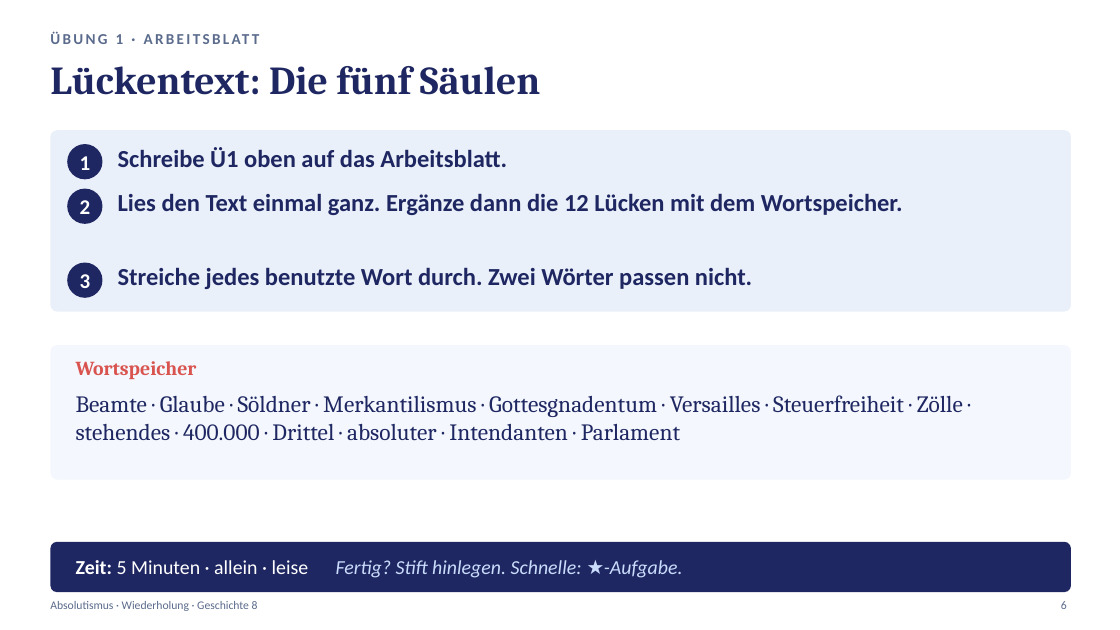
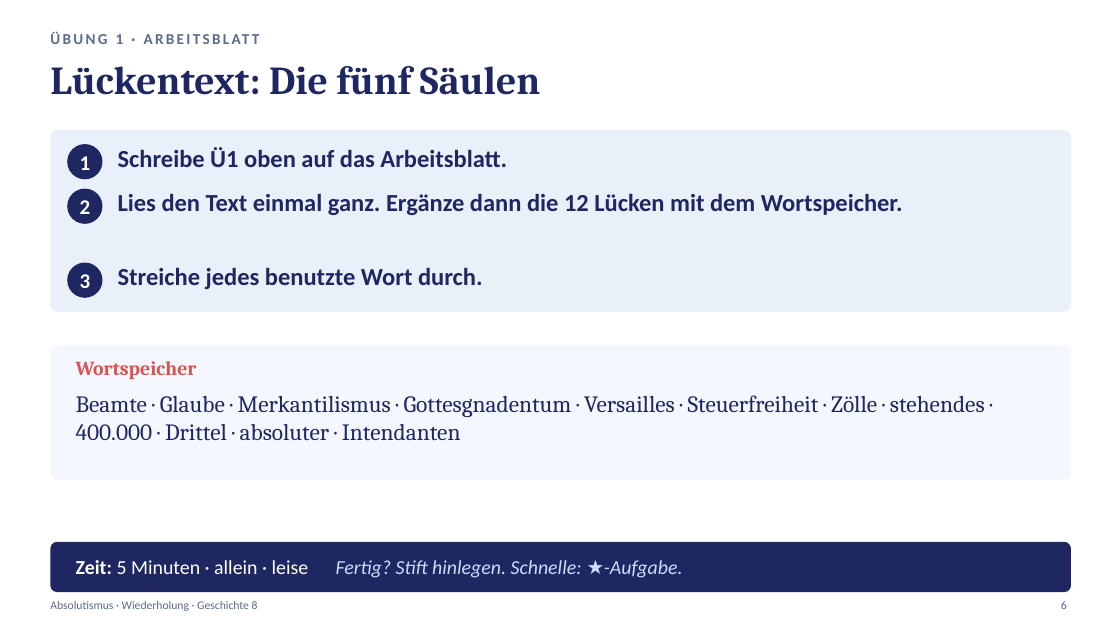
Before and after one commit to golzkonstantin-gif/Schule, a slide deck: slide 6 of Geschichte_8/Absolutismus_Wiederholung/Praesentation_Absolutismus_Wiederholung.pptx. Drawn at 1120x630 pixels with LibreOffice and Linux fonts; fonts in the diff are those of the drawing. Boxes give left, top, right and bottom in pixels: in the first picture for what was removed or moved away, otherwise in the second. Text is boxed around its words. In the diff, an @@ line names an element or a change of style, - is before the commit and + after.

```diff
--- a/Geschichte_8/Absolutismus_Wiederholung/Praesentation_Absolutismus_Wiederholung.pptx
+++ b/Geschichte_8/Absolutismus_Wiederholung/Praesentation_Absolutismus_Wiederholung.pptx
@@ text at (x1=118, y1=267, x2=483, y2=289): text changed @@
-Streiche jedes benutzte Wort durch. Zwei Wörter passen nicht.
+Streiche jedes benutzte Wort durch.
@@ text at (x1=76, y1=395, x2=985, y2=441): text changed @@
-Beamte · Glaube · Söldner · Merkantilismus · Gottesgnadentum · Versailles · Steuerfreiheit · Zölle · stehendes · 400.000 · Drittel · absoluter · Intendanten · Parlament
+Beamte · Glaube · Merkantilismus · Gottesgnadentum · Versailles · Steuerfreiheit · Zölle · stehendes · 400.000 · Drittel · absoluter · Intendanten
```
Also in this commit, not shown: 11 other files.
